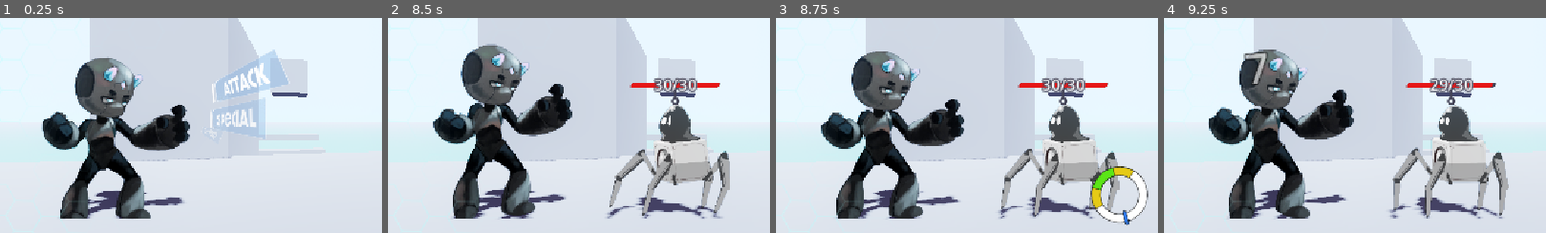
Above: before the commit, frames 1-4 (left to right).
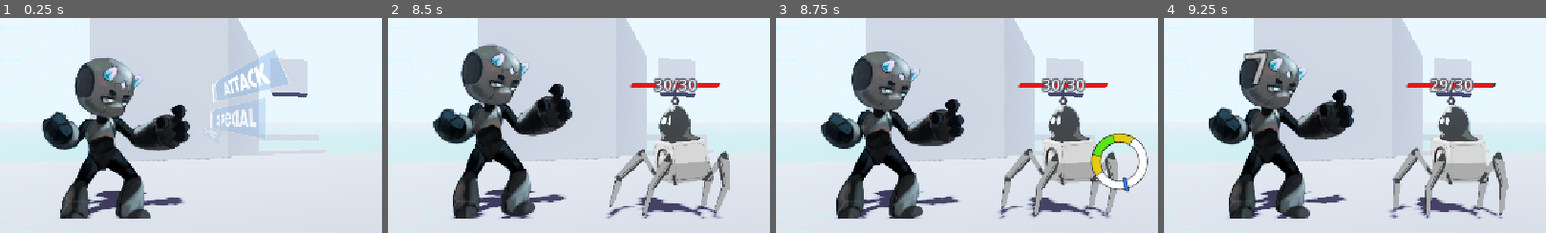
Above: after the commit, the same moments.

Repository: ProgrammerOnCoffee/operation-daemon
Game: Godot game, scene res://scenes/maps/map_test.tscn
Two runs of this game, one before a commit and one after it. Both use one fixed random seed, a clock stepped at 60 frames per second and the inputs below. This scene is started directly instead of the project's main scene.
Inputs (mouse positions are % of the whole screen's width and height, from its top left):
- Up to frame 1 (0.25 s): no input
- Up to frame 2 (8.5 s): move the mouse to (72, 45) at 0.52 s; hold Right (select_right) 0.53-1.28 s; hold Space (qte_press) 0.53-1.28 s; click (72, 45) at 0.67 s; move the mouse to (30, 55) at 1.27 s; hold Left (select_left) 1.28-2.03 s; tap Space (qte_press) every 1.5 s from 1.35 to 7.35 s; move the mouse to (60, 28) at 2.02 s; hold Space (qte_press) 2.03-2.78 s; hold Right (select_right) 2.03-3.53 s; move the mouse to (45, 70) at 2.77 s; click (45, 70) at 2.92 s; move the mouse to (80, 65) at 3.52 s; hold Space (qte_press) 3.53-4.28 s; hold Left (select_left) 3.53-5.78 s; move the mouse to (20, 35) at 4.27 s; move the mouse to (55, 50) at 5.02 s; hold Space (qte_press) 5.03-5.78 s; click (55, 50) at 5.17 s; move the mouse to (35, 25) at 5.77 s; hold Right (select_right) 5.78-8.03 s; move the mouse to (72, 45) at 6.52 s; hold Space (qte_press) 6.53-7.28 s; move the mouse to (30, 55) at 7.27 s; click (30, 55) at 7.42 s; move the mouse to (60, 28) at 8.02 s; hold Left (select_left) from 8.03 s (still down); hold Space (qte_press) from 8.03 s (still down)
- Up to frame 3 (8.75 s): keep holding Left (select_left); keep holding Space (qte_press)
- Up to frame 4 (9.25 s): keep holding Left (select_left); move the mouse to (45, 70) at 8.77 s; release Space (qte_press) at 8.78 s; tap Space (qte_press) at 8.85 s
The pictures show only the part of the screen within x 0-50%, y 26-76%; the shares and areas given below are measured in that part.

Frames 1-2 are identical in both runs. In frame 3, 3.2% of the frame differs, in the area x 82-98%, y 53-97%; in frame 4, nothing differs.
Error in both runs: Invalid call. Nonexistent function 'setup_recursive' in base 'Nil'. (res://scripts/map.gd:17)

Commit message:
Fix QTEs spawning behind player status

Diff:
--- a/scripts/combat_handler.gd
+++ b/scripts/combat_handler.gd
@@ -116,7 +116,7 @@
 func create_qte() -> Control:
 	var qte := $QTERing.duplicate() as Control
 	qte.anchor_left = randf_range(0.4, 0.6)
-	qte.anchor_top = randf_range(0.2, 0.8)
+	qte.anchor_top = randf_range(0.2, 0.7)
 	qte.position -= qte.size / 2
 	qte.rotation_degrees = randi_range(-1, 1) * 45
 	add_child(qte, false, INTERNAL_MODE_FRONT)
